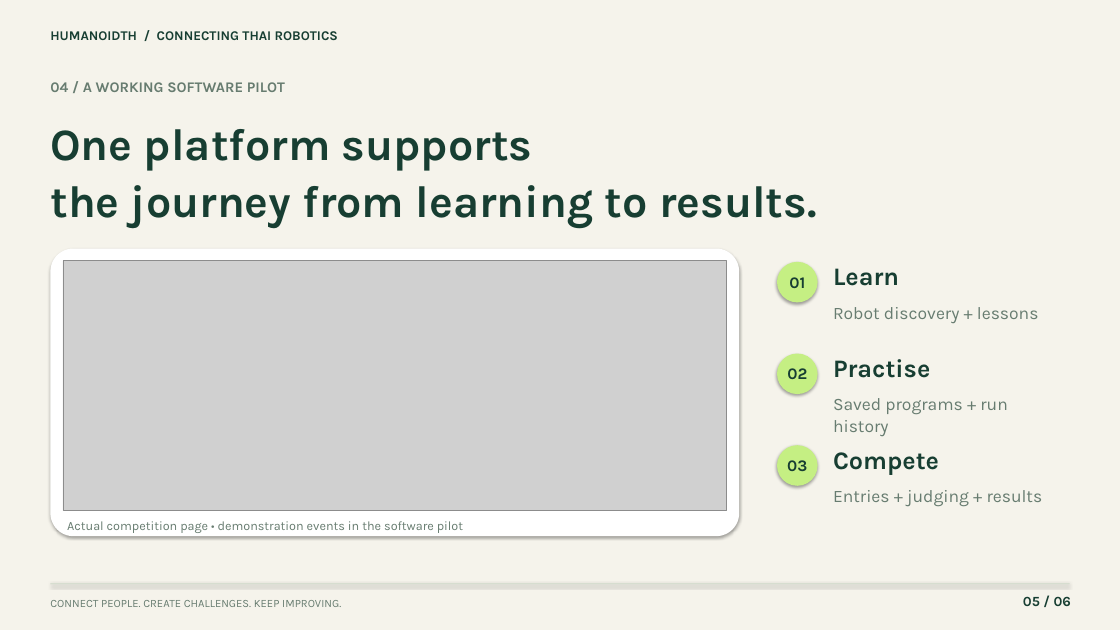
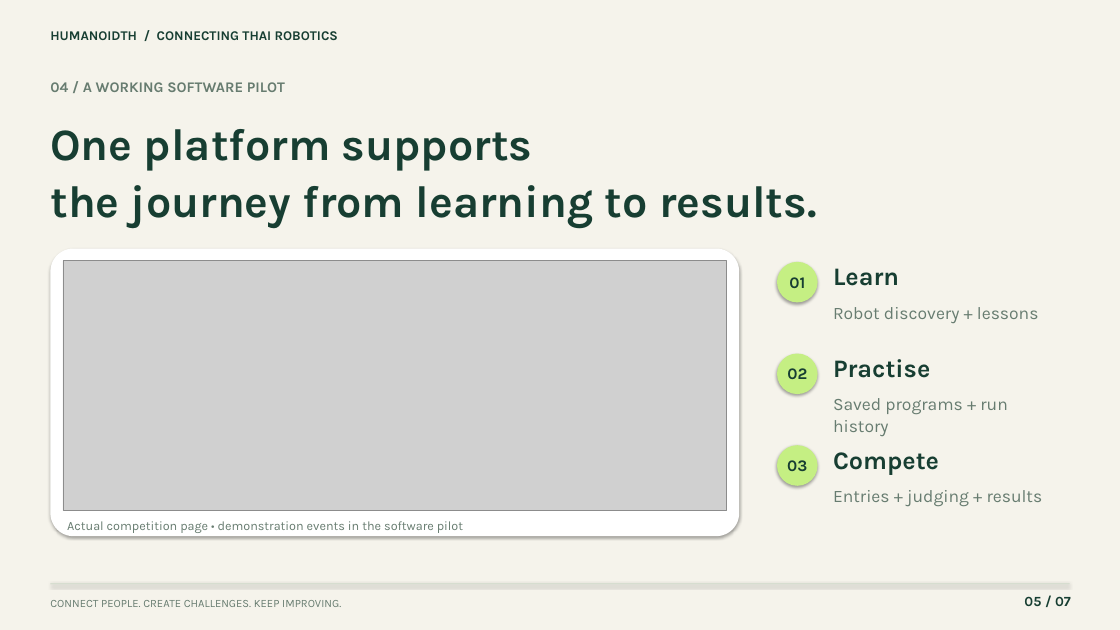
Before and after one commit to Fararen/HumanoidTH, a slide deck: slide 5 of presentations/HumanoidTH-4min/HumanoidTH-Competition-for-Progress.pptx. Drawn at 1120x630 pixels with LibreOffice and Linux fonts; fonts in the diff are those of the drawing; grey boxes stand for pictures. Boxes give left, top, right and bottom in pixels: in the first picture for what was removed or moved away, otherwise in the second. Text is boxed around its words. In the diff, an @@ line names an element or a change of style, - is before the commit and + after.

```diff
--- a/presentations/HumanoidTH-4min/HumanoidTH-Competition-for-Progress.pptx
+++ b/presentations/HumanoidTH-4min/HumanoidTH-Competition-for-Progress.pptx
@@ text at (1024,596,1071,606): text changed @@
-05 / 06
+05 / 07
```
Also in this commit, not shown: 5 other slides changed, 1 slide added, 15 other files.
